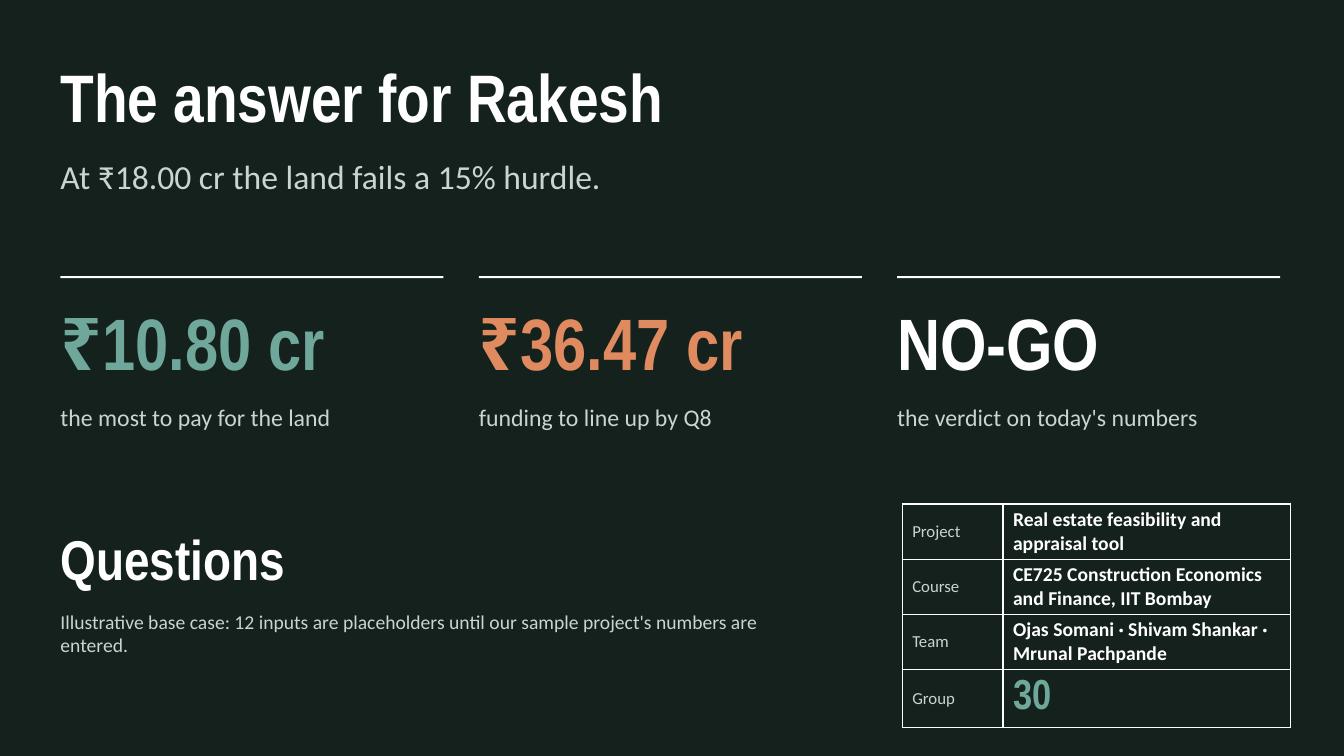
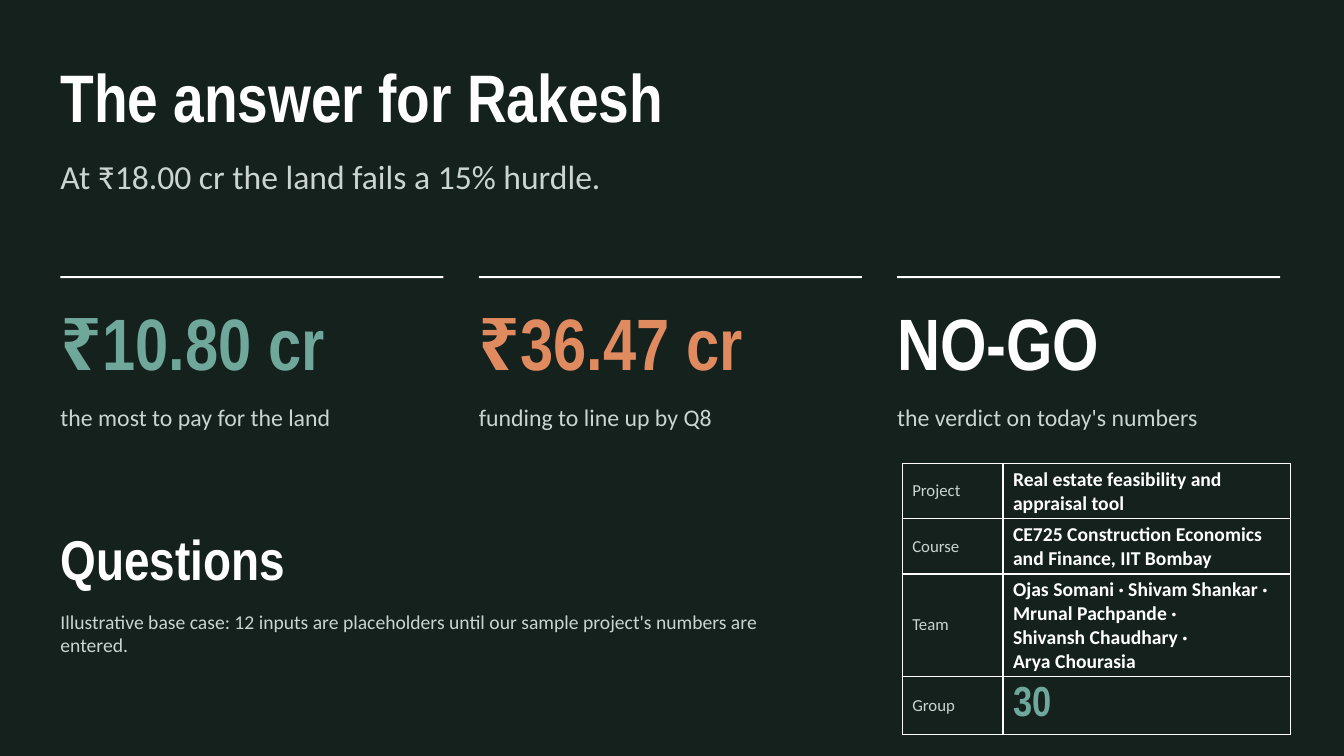
Before and after one commit to Shivanshyyy/CE725_Group30, a slide deck: slide 15 of docs/Presentation.pptx. Drawn at 1344x756 pixels with LibreOffice and Linux fonts; fonts in the diff are those of the drawing. Boxes give left, top, right and bottom in pixels: in the first picture for what was removed or moved away, otherwise in the second. Text is boxed around its words. In the diff, an @@ line names an element or a change of style, - is before the commit and + after.

```diff
--- a/docs/Presentation.pptx
+++ b/docs/Presentation.pptx
@@ table at <box>902,464,1291,721</box> @@
-row 3, column 2: Ojas Somani · Shivam Shankar · Mrunal Pachpande
+row 3, column 2: Ojas Somani · Shivam Shankar · Mrunal Pachpande · Shivansh Chaudhary · Arya Chourasia
@@ table: place and size @@
-table at <box>902,504,1291,714</box>
+table at <box>902,464,1291,721</box>
```
Also in this commit, not shown: 1 other slide changed, 14 other files.
